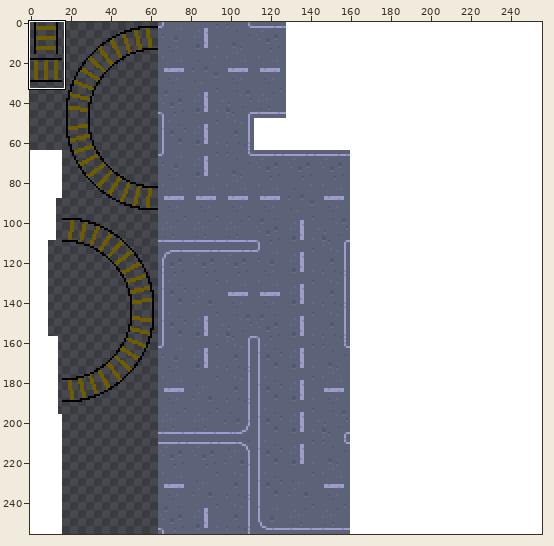
File history of a sprite sheet, TrainGame-Godot/Images/tilesheet_objects.png. The picture above shows the old version from afar; the outline marks the close-up.
Close-up. Before the edit:
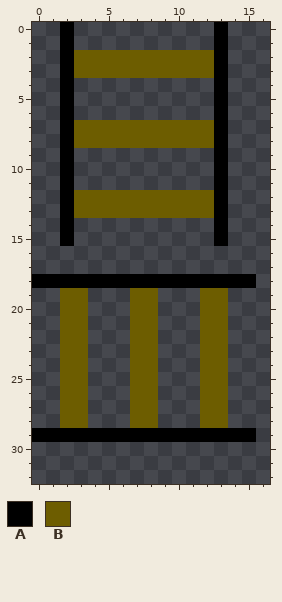
The file is 256x256 pixels. Colours within 5 levels of each other are drawn and written as one. Shown: x 0..16, y 0..32. The commit also changed other parts of the picture, which this record leaves out.
Palette (. is transparent): A #000000  B #6d5d00
Pixels before, first column x 0:
 0 ..A..........A..
 1 ..A..........A..
 2 ..ABBBBBBBBBBA..
 3 ..ABBBBBBBBBBA..
 4 ..A..........A..
 5 ..A..........A..
 6 ..A..........A..
 7 ..ABBBBBBBBBBA..
 8 ..ABBBBBBBBBBA..
 9 ..A..........A..
10 ..A..........A..
11 ..A..........A..
12 ..ABBBBBBBBBBA..
13 ..ABBBBBBBBBBA..
14 ..A..........A..
15 ..A..........A..
16 ................
17 ................
18 AAAAAAAAAAAAAAAA
19 ..BB...BB...BB..
20 ..BB...BB...BB..
21 ..BB...BB...BB..
22 ..BB...BB...BB..
23 ..BB...BB...BB..
24 ..BB...BB...BB..
25 ..BB...BB...BB..
26 ..BB...BB...BB..
27 ..BB...BB...BB..
28 ..BB...BB...BB..
29 AAAAAAAAAAAAAAAA
Now the later version:
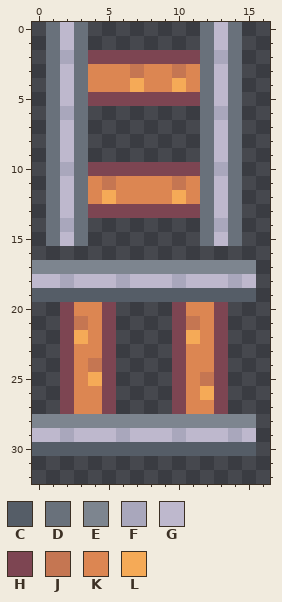
Colours new in this view: C #555d67  D #69717b  E #7d858f  F #a9a7bc  G #beb8cd  H #7d4552  J #c57652  K #dc8652  L #f5aa57
From old to new:
Changed rows in their new state; - is an unchanged pixel.
first column x 0:
 0 -DGD--------DGD-
 1 -DGD--------DGD-
 2 -DFDHHHHHHHHDFD-
 3 -DGDKKKJKKJKDGD-
 4 -DGDKKKLKKLKDGD-
 5 -DGDHHHHHHHHDGD-
 6 -DFD--------DFD-
 7 -DGD........DGD-
 8 -DGD........DGD-
 9 -DGD--------DGD-
10 -DFDHHHHHHHHDFD-
11 -DGDKJKKKKJKDGD-
12 -DGDKLKKKKLKDGD-
13 -DGDHHHHHHHHDGD-
14 -DFD--------DFD-
15 -DGD--------DGD-
17 EEEEEEEEEEEEEEEE
18 GGFGGGFGGGFGGGFG
19 CCCCCCCCCCCCCCCC
20 --HKKH-..-HKKH--
21 --HJKH-..-HJKH--
22 --HLKH-..-HLKH--
23 --HKKH-..-HKKH--
24 --HKJH-..-HKKH--
25 --HKLH-..-HKJH--
26 --HKKH-..-HKLH--
27 --HKKH-..-HKKH--
28 EEEEEEEEEEEEEEEE
29 GGFGGGFGGGFGGGFG
30 CCCCCCCCCCCCCCCC
